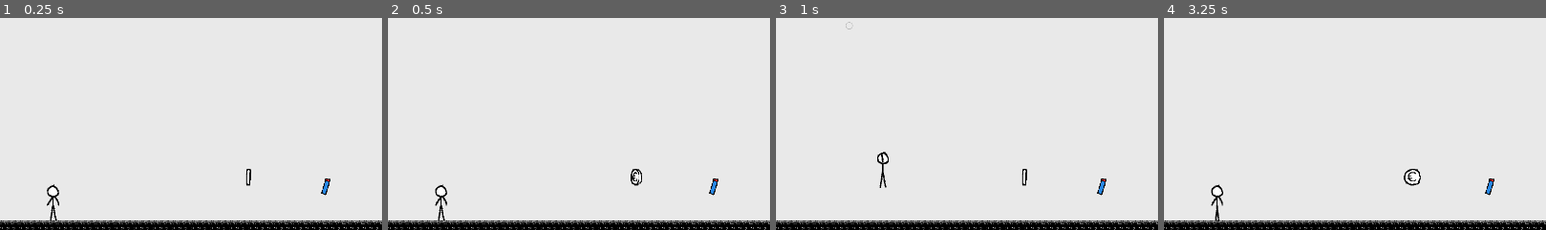
Above: before the commit, frames 1-4 (left to right).
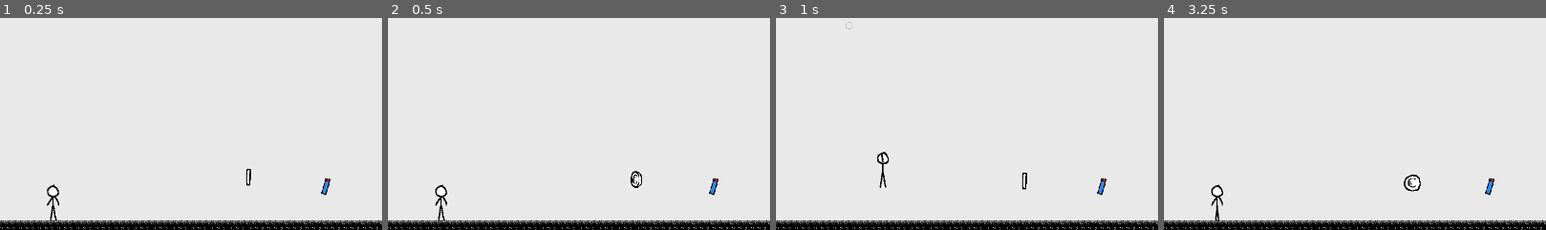
Above: after the commit, the same moments.

Repository: dennis-jung/ggj2025
Game: Godot game, scene res://scenes/tileset_test/game.tscn
Two runs of this game, one before a commit and one after it. Both use one fixed random seed, a clock stepped at 60 frames per second and the inputs below.
Inputs (mouse positions are % of the whole screen's width and height, from its top left):
- Up to frame 1 (0.25 s): no input
- Up to frame 2 (0.5 s): no input
- Up to frame 3 (1 s): tap Enter (ui_accept) at 0.5, 0.77 s; move the mouse to (72, 44) at 0.52 s; hold Right (ui_right) from 0.53 s (still down); tap B (create_bubble) at 0.6 s; click (72, 44) at 0.67 s
- Up to frame 4 (3.25 s): release Right (ui_right) at 1.25 s; drag from (30, 54) to (32, 88) at 1.27 s; move the mouse to (60, 27) at 2.02 s; hold Left (ui_left) 2.03-2.75 s; tap U at 2.1 s; drag from (45, 70) to (20, 34) at 2.77 s
The pictures show only the part of the screen within x 0-50%, y 50-100%; the shares and areas given below are measured in that part.

Frame 1 is identical in both runs. In frame 2, 0.2% of the frame differs, in the area x 63-67%, y 71-81%; in frame 3, less than 0.1%; in frame 4, 0.3%, in the area x 62-68%, y 71-82%.

Commit message:
Update coin.gd

Diff:
--- a/scenes/coin/coin.gd
+++ b/scenes/coin/coin.gd
@@ -1,19 +1,34 @@
 extends Area2D
 
+@onready var sprite: AnimatedSprite2D = $AnimatedSprite2D
+@onready var _inital_y_pos: float = sprite.position.y
 
-# Called when the node enters the scene tree for the first time.
-func _ready():
-	pass # Replace with function body.
+@export var max_displacment: float = 15.0
 
+var tween: Tween = null
+
+func _ready() -> void:
+	if tween:
+		tween.kill()
+	tween = create_tween()
+	tween = create_tween().set_loops(200) # loop the tween 2 times
+	tween.tween_interval(randf_range(0.0, 0.5))
+	tween.tween_property(sprite, "position:y", max_displacment, 0.2)
+	tween.tween_property(sprite, "position:y", _inital_y_pos, 1.0)
+	tween.tween_interval(1) # wait for 1 second before repeating
 
 # Called every frame. 'delta' is the elapsed time since the previous frame.
 func _process(delta):
 	pass
 
+func release() -> void:
+	if tween:
+		tween.kill()
+	queue_free()
 
 func _on_body_entered(body):
 	if body.is_in_group("Player"):
 		# add point in main
 		Main.on_coin_pickup()
 		# destroy myself
-		queue_free()
+		release()
